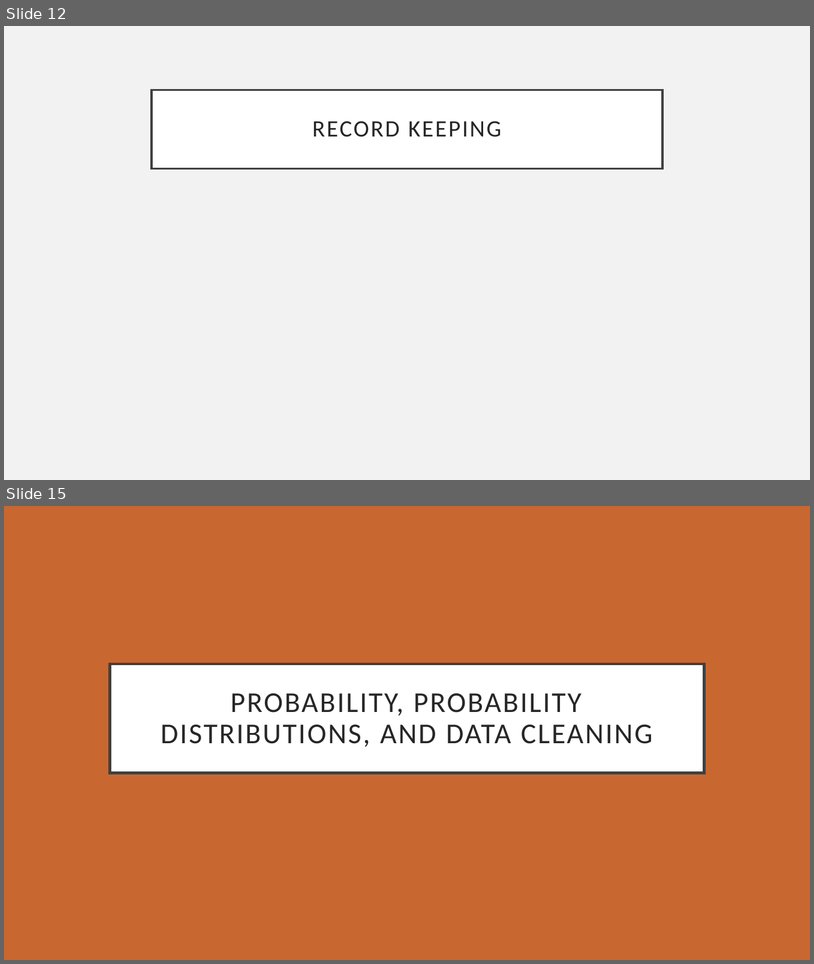
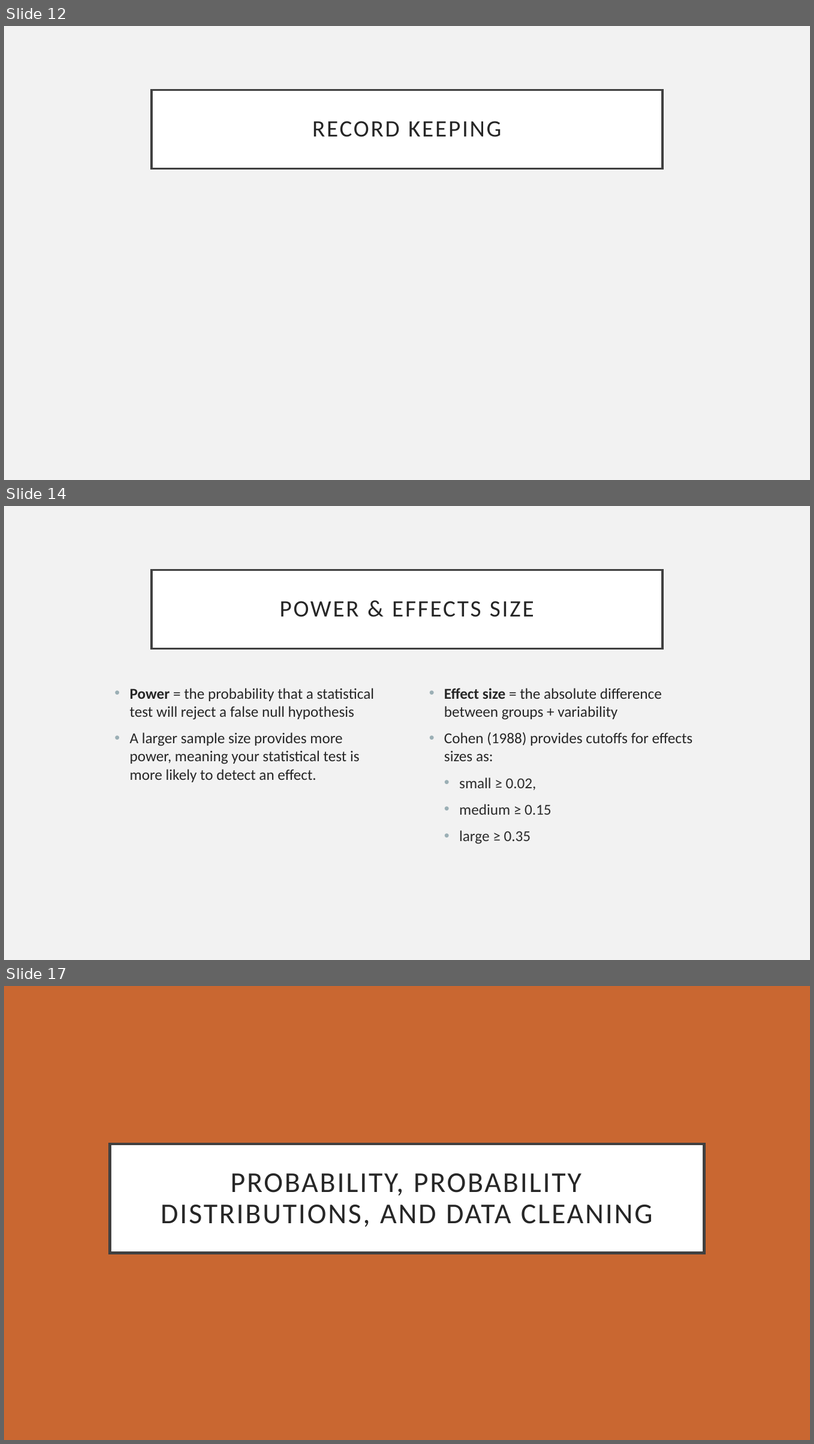
Before and after one commit to eholdmore/StatsForCompBio, a slide deck: Stats-for-Comp-Bio.pptx. Shown one above the other, each under a label of ours: slides 12 and 15 before the commit, slides 12, 14 and 17 after it; the slides between them are not shown. The pictures are 814x964 and 814x1444 pixels, drawn with LibreOffice and Linux fonts; fonts in the diff are those of the drawing. Boxes give left, top, right and bottom in pixels: in the first picture for what was removed or moved away, otherwise in the second. Text is boxed around its words. In the diff, an @@ line names an element or a change of style, - is before the commit and + after.

```diff
--- a/Stats-for-Comp-Bio.pptx
+++ b/Stats-for-Comp-Bio.pptx
@@ slide 14 added at (4,506,810,960), background #F2F2F2 @@
@@ title added at (152,570,663,648), fill #FFFFFF, outline #404040 2.5 pt, 28 pt, text #262626 @@
+POWER & EFFECTS SIZE
@@ text added at (130,688,375,782), 18 pt, text #262626 @@
+• Power = the probability that a statistical test will reject a false null hypothesis
+• A larger sample size provides more power, meaning your statistical test is more likely to detect an effect.
@@ text added at (444,688,693,844), 18 pt, text #262626 @@
+• Effect size = the absolute difference between groups + variability
+• Cohen (1988) provides cutoffs for effects sizes as:
+  • small ≥ 0.02,
+  • medium ≥ 0.15
+  • large ≥ 0.35
@@ what was slide 15 is now slide 17 @@
```
Also in this commit, not shown: 3 slides changed, 2 other slides added, 6 other files.
